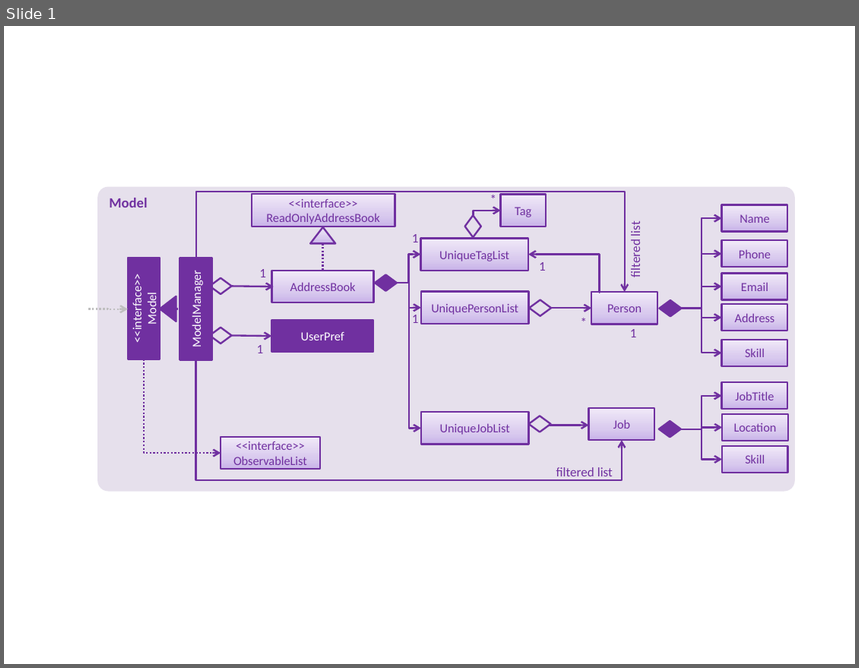
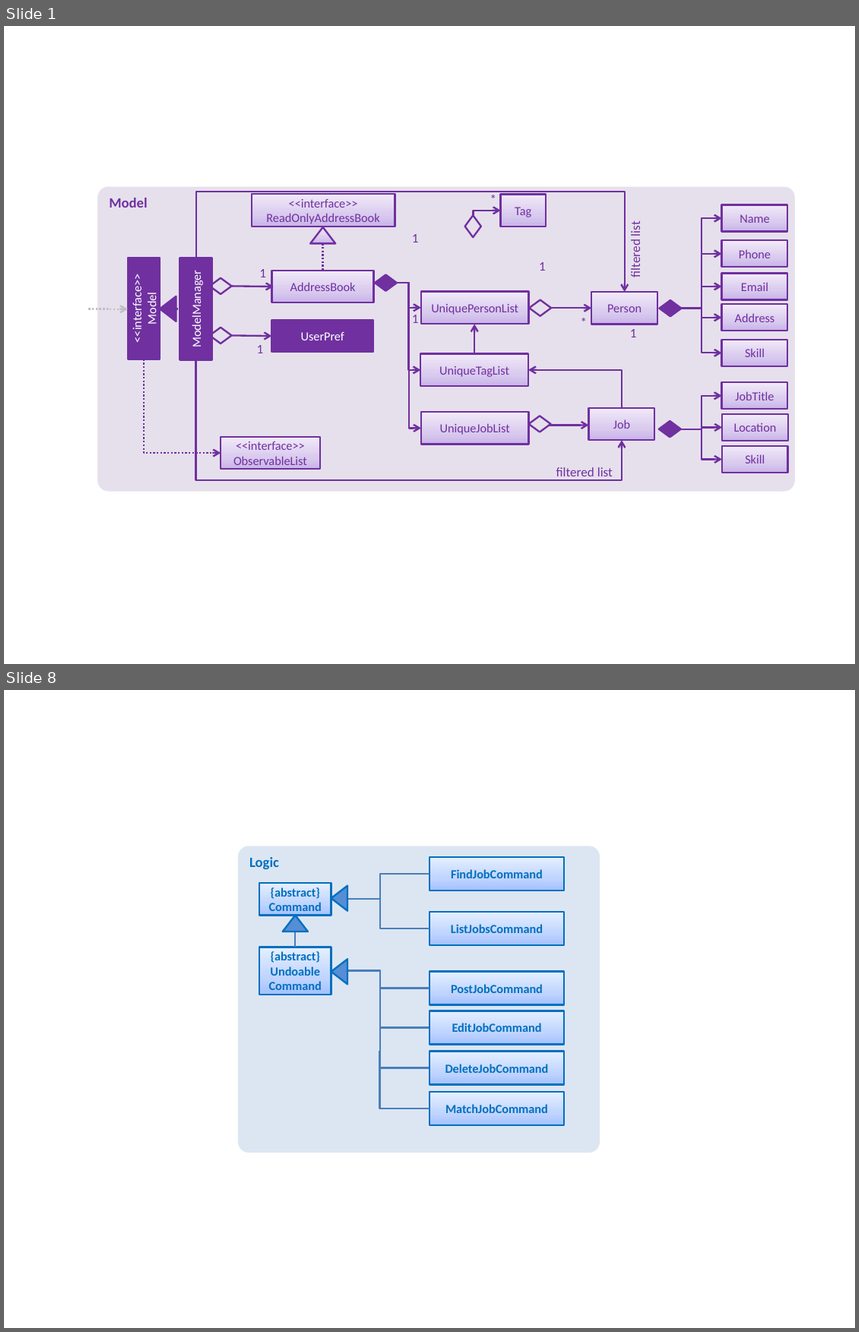
Before and after one commit to tiny767/main, a slide deck: docs/diagrams/ModelComponentClassDiagram.pptx. Shown one above the other, each under a label of ours: slide 1 before the commit, slides 1 and 8 after it; the slides between them are not shown. The pictures are 859x668 and 859x1332 pixels, drawn with LibreOffice and Linux fonts; fonts in the diff are those of the drawing. Boxes give left, top, right and bottom in pixels: in the first picture for what was removed or moved away, otherwise in the second. Text is boxed around its words. In the diff, an @@ line names an element or a change of style, - is before the commit and + after.

```diff
--- a/docs/diagrams/ModelComponentClassDiagram.pptx
+++ b/docs/diagrams/ModelComponentClassDiagram.pptx
@@ slide 8 added at (4, 690, 855, 1328), background #FFFFFF @@
@@ rectangle added at (430, 857, 564, 890), fill gradient #A4C4FF to #BFD4FF to #E6EEFF, outline #0070C0 1.5 pt, 10.5 pt, text #0070C0, bold @@
+FindJobCommand
@@ elbow line added from (331, 900) to (430, 874), #4B7EBC 1.5 pt @@
@@ triangle added at (332, 885, 348, 911), fill #558ED5, outline #0070C0 1.5 pt @@
@@ elbow line added from (331, 900) to (430, 929), #4B7EBC 1.5 pt @@
@@ rectangle added at (430, 912, 564, 945), fill gradient #A4C4FF to #BFD4FF to #E6EEFF, outline #0070C0 1.5 pt, 10.5 pt, text #0070C0, bold @@
+ListJobsCommand
@@ group added at (238, 846, 600, 1152): 6 rectangles, 5 elbow lines, 2 triangles, 1 rounded rectangle @@
+Logic
+{abstract}
+Command
+{abstract}
+Undoable
+Command
+PostJobCommand
+EditJobCommand
+DeleteJobCommand
+MatchJobCommand
@@ slide 1 changed as well @@
@@ elbow arrow moved from (397, 283) - (421, 254) to (397, 283) - (421, 370) @@
@@ elbow arrow added from (474, 354) to (474, 324), #7030A0 1.5 pt @@
@@ rectangle "UniqueTagList": place and size @@
-rectangle "UniqueTagList" at (421, 238, 529, 270)
+rectangle "UniqueTagList" at (421, 354, 529, 386)
@@ elbow arrow moved from (599, 294) - (528, 254) to (622, 408) - (528, 370) @@
```
Also in this commit, not shown: 6 other slides added, 2 other files.
